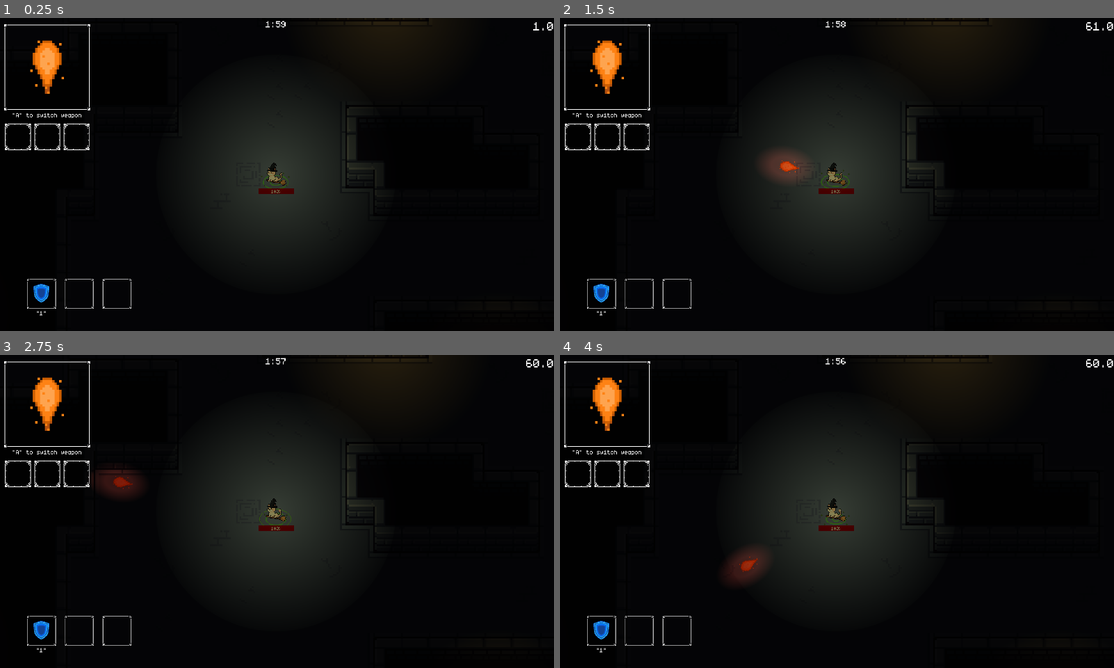
Above: before the commit, frames 1-4 (two rows, left to right).
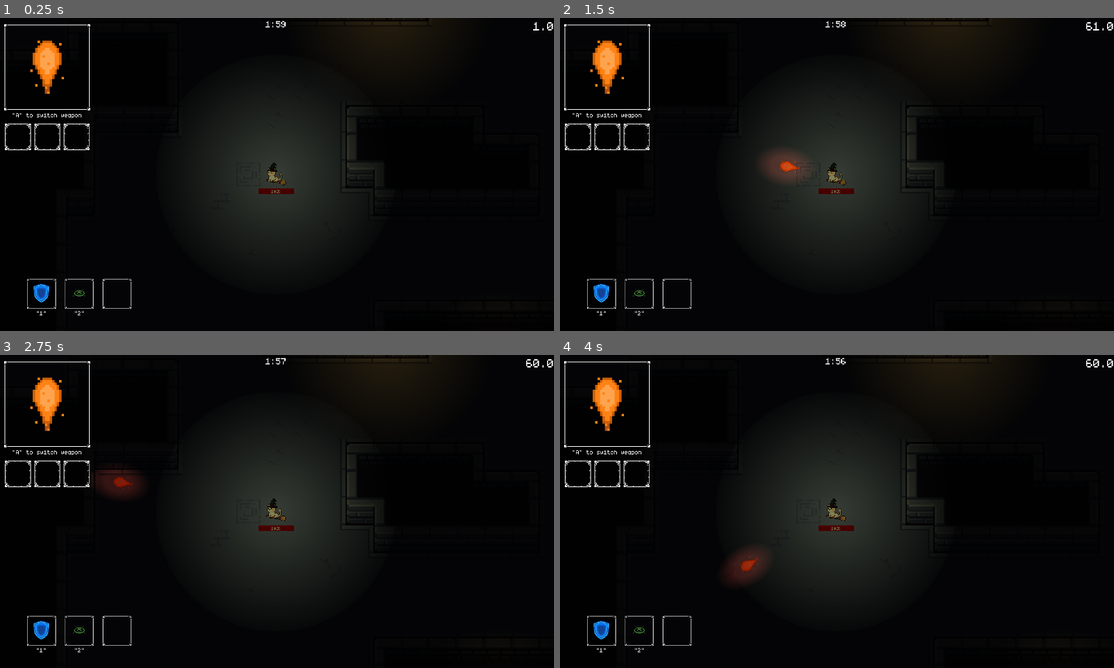
Above: after the commit, the same moments.

Repository: AlbanTE/projet-150h
Game: Godot game, scene res://scenes/main.tscn
Same seed, same stepped clock (60 frames per second), same inputs: the game is played once before the commit and once after it.
Inputs (mouse positions are in pixels of both pictures, inside the frame that each line leads up to):
- Up to frame 1 (0.25 s): no input
- Up to frame 2 (1.5 s): click (576, 136) at 0.5 s; click (609, 136) at 1.25 s
- Up to frame 3 (2.75 s): click (77, 473) at 2 s
- Up to frame 4 (4 s): click (598, 630) at 2.75 s; click (637, 630) at 3.5 s

The runs differ from the first frame. In frame 1, less than 0.1% of the frame differs, in the area x 13-53%, y 49-96%; in frame 2, less than 0.1%, in the area x 13-53%, y 48-96%; in frame 3, less than 0.1%; in frame 4, less than 0.1%.

Commit message:
Spell Heal ok - Degats etranges recus a verifier

Diff:
--- a/scenes/generic_components/HealthComponent.gd
+++ b/scenes/generic_components/HealthComponent.gd
@@ -4,7 +4,7 @@
 ## ────────────────
 ## Signals
 ## ────────────────
-signal health_changed(current_health: int, max_health: int)
+signal health_changed(prev_health: int, current_health: int, max_health: int)
 signal health_depleted
 
 ## ────────────────
@@ -32,14 +32,13 @@
 ## Methods
 ## ────────────────
 func _ready() -> void:
-	current_health = clamp(current_health, 0, max_health)
-	# emit_signal("health_changed", current_health, current_health, max_health)
+	current_health = max_health
 
 
 func damage(amount: int) -> void:
 	if amount <= 0:
 		return
-	#print("HealthComponent: -", amount, " HP (", current_health, " -> ", max(0, current_health - amount), ")")
+	print("HealthComponent: -", amount, " HP (", current_health, " -> ", max(0, current_health - amount), ")")
 	current_health = max(0, current_health - amount)
 
 
--- a/scenes/menus/game_ui.gd
+++ b/scenes/menus/game_ui.gd
@@ -83,12 +83,13 @@
 	if player and player.get("shield_instance"):
 		var shield = player.shield_instance
 		$SpellContainer/SpellBox1.set_spell(shield)
-		$SpellContainer/Label.text = '"' + str(get_action_key_string(shield.input_action)) + '"'
+		$SpellContainer/Label1.text = '"' + str(get_action_key_string(shield.input_action)) + '"'
 
+	if player and player.get("heal_instance"):
+		var heal = player.heal_instance
+		$SpellContainer/SpellBox2.set_spell(heal)
+		$SpellContainer/Label2.text = '"' + str(get_action_key_string(heal.input_action)) + '"'
 
-	else:
-		$SpellContainer/SpellBox1.set_spell(null)
-		$SpellContainer/Label.text = ""
 
 	# A faire pour les autres spell
 
--- a/scenes/menus/game_ui.tscn
+++ b/scenes/menus/game_ui.tscn
@@ -529,7 +529,7 @@
 [node name="SpellBox3" parent="SpellContainer" instance=ExtResource("8_spellbox")]
 layout_mode = 2
 
-[node name="Label" type="Label" parent="SpellContainer"]
+[node name="Label1" type="Label" parent="SpellContainer"]
 layout_mode = 2
 theme_override_font_sizes/font_size = 32
 horizontal_alignment = 1
--- /dev/null
+++ b/scenes/objects/spells/heal.gd
@@ -0,0 +1,71 @@
+extends Spell
+class_name Heal
+
+var target_player
+var is_active: bool = false
+var current_cooldown : float = 0.0
+var time_healing : float = 0.0
+var max_time_healing : float = 10.0
+var healing_accumulator : float = 0.0
+
+@onready var animated_sprite : AnimatedSprite2D = $AnimatedSprite2D
+
+func _ready() -> void:
+	if animated_sprite:
+		animated_sprite.visible = false
+		animated_sprite.stop()
+
+func _process(delta: float) -> void:
+	if current_cooldown > 0:
+		current_cooldown -= delta
+
+	if is_active:
+		if time_healing > 0:
+			time_healing -= delta
+
+			if target_player and target_player.health_component:
+				var heal_amount_per_sec = float(target_player.health_component.max_health) * 0.03
+				healing_accumulator += heal_amount_per_sec * delta
+
+				if healing_accumulator >= 1.0:
+					var amount_to_heal = int(healing_accumulator)
+					target_player.heal(amount_to_heal)
+					healing_accumulator -= amount_to_heal
+		else:
+			deactivate()
+
+func handle_input(event: InputEvent) -> void:
+	if event.is_action_pressed(input_action):
+		activate()
+
+func activate() -> void:
+	if current_cooldown > 0:
+		return
+
+	if is_active:
+		return
+
+	is_active = true
+	current_cooldown = cooldown
+	time_healing = max_time_healing
+	healing_accumulator = 0.0
+	print("Heal activated!")
+
+
+func deactivate() -> void:
+	if not is_active:
+		return
+	is_active = false
+	time_healing = 0.0
+
+	if animated_sprite:
+		animated_sprite.visible = false
+		animated_sprite.stop()
+
+func play_anim() -> void:
+	if animated_sprite:
+		animated_sprite.visible = true
+		animated_sprite.play("heal_anim")
+
+func _on_animation_finished() -> void:
+	pass
--- a/scenes/objects/heal.tscn
+++ b/scenes/objects/spells/heal.tscn
@@ -1,6 +1,7 @@
-[gd_scene load_steps=7 format=3 uid="uid://br6by2pks1p32"]
+[gd_scene load_steps=8 format=3 uid="uid://br6by2pks1p32"]
 
 [ext_resource type="Texture2D" uid="uid://brbaotfcrxxhb" path="res://assets/textures/heal1.png" id="1_i0q25"]
+[ext_resource type="Script" uid="uid://bgfsx1j5k0rhe" path="res://scenes/objects/spells/heal.gd" id="1_n2eem"]
 [ext_resource type="Texture2D" uid="uid://chirlfpcdanab" path="res://assets/textures/heal2.png" id="2_ie2hv"]
 [ext_resource type="Texture2D" uid="uid://cgm7yt6h1i5bk" path="res://assets/textures/heal3.png" id="3_d6d67"]
 [ext_resource type="Texture2D" uid="uid://dnvvqwanwhul1" path="res://assets/textures/heal4.png" id="4_dbjy3"]
@@ -30,8 +31,18 @@
 }]
 
 [node name="Heal" type="Node2D"]
+show_behind_parent = true
+position = Vector2(0, 2)
+scale = Vector2(2, 2)
+script = ExtResource("1_n2eem")
+spell_name = "Regeneration"
+spell_desc = "Heals you for 3% HP for 10 seconds"
+item_sprite = ExtResource("1_i0q25")
+cooldown = 30.0
+input_action = "Heal_Key"
 
 [node name="AnimatedSprite2D" type="AnimatedSprite2D" parent="."]
+z_index = -1
 sprite_frames = SubResource("SpriteFrames_q3nu0")
 animation = &"heal_anim"
 autoplay = "heal_anim"
--- a/scenes/player/Character.tscn
+++ b/scenes/player/Character.tscn
@@ -11,7 +11,6 @@
 [ext_resource type="Texture2D" uid="uid://cptgddc1u64sh" path="res://assets/textures/WitchFlying.png" id="7_qn341"]
 [ext_resource type="AudioStream" uid="uid://cfab83pno3gc2" path="res://audio/soundeffects/Cat_scream.mp3" id="11_catscream"]
 [ext_resource type="Script" uid="uid://bve61ktx3i5av" path="res://scenes/player/components/InventoryManager.gd" id="11_rlo5i"]
-[ext_resource type="PackedScene" uid="uid://br6by2pks1p32" path="res://scenes/objects/heal.tscn" id="12_8grqf"]
 
 [sub_resource type="RectangleShape2D" id="RectangleShape2D_jyhfs"]
 size = Vector2(38, 46)
@@ -145,6 +144,7 @@
 
 [node name="HealthComponent" type="Node" parent="."]
 script = ExtResource("3_pwldm")
+max_health = 300
 
 [node name="Camera2D" type="Camera2D" parent="."]
 zoom = Vector2(1.5, 1.5)
@@ -184,11 +184,6 @@
 [node name="InventoryManager" type="Node" parent="."]
 script = ExtResource("11_rlo5i")
 metadata/_custom_type_script = "uid://bve61ktx3i5av"
-
-[node name="Heal" parent="." instance=ExtResource("12_8grqf")]
-show_behind_parent = true
-position = Vector2(0, 18)
-scale = Vector2(1.4, 1.4)
 
 [node name="HealthBar" type="ProgressBar" parent="."]
 anchors_preset = 7
--- a/scenes/player/Player.gd
+++ b/scenes/player/Player.gd
@@ -12,6 +12,9 @@
 
 var shield_spell_scene : PackedScene = preload("res://scenes/objects/spells/shield.tscn")
 var shield_instance : Shield
+
+var heal_spell_scene : PackedScene = preload("res://scenes/objects/spells/heal.tscn")
+var heal_instance : Heal
 
 # ────────────────
 # Player state
@@ -48,6 +51,11 @@
 		add_child(shield_instance)
 		shield_instance.target_sprite = $AnimatedSprite2D
 
+	if heal_spell_scene:
+		heal_instance = heal_spell_scene.instantiate()
+		add_child(heal_instance)
+		heal_instance.target_player = self
+
 func _physics_process(delta: float) -> void:
 	if not is_alive:
 		return
@@ -67,12 +75,12 @@
 func _on_health_changed(prev_health: int, current_health: int, max_health: int) -> void:
 	health_bar.value = current_health
 	if (current_health > prev_health):
-		# Play heal effect
-		pass
+		if heal_instance:
+			heal_instance.play_anim()
 	elif (current_health == prev_health):
-		# Play block effect or something...
 		pass
 	else:
+		print("Player took ", prev_health - current_health)
 		$FlashEffectAnim.play("hit")
 		get_node("../ScreenEffects").damage_flash()
 
@@ -111,3 +119,5 @@
 		weapon_component.handle_input(event)
 	if shield_instance:
 		shield_instance.handle_input(event)
+	if heal_instance:
+		heal_instance.handle_input(event)
Not shown, added: scenes/objects/spells/heal.gd.uid
Not shown: 1 places in scenes/player/Character.tscn that only renumber resources
